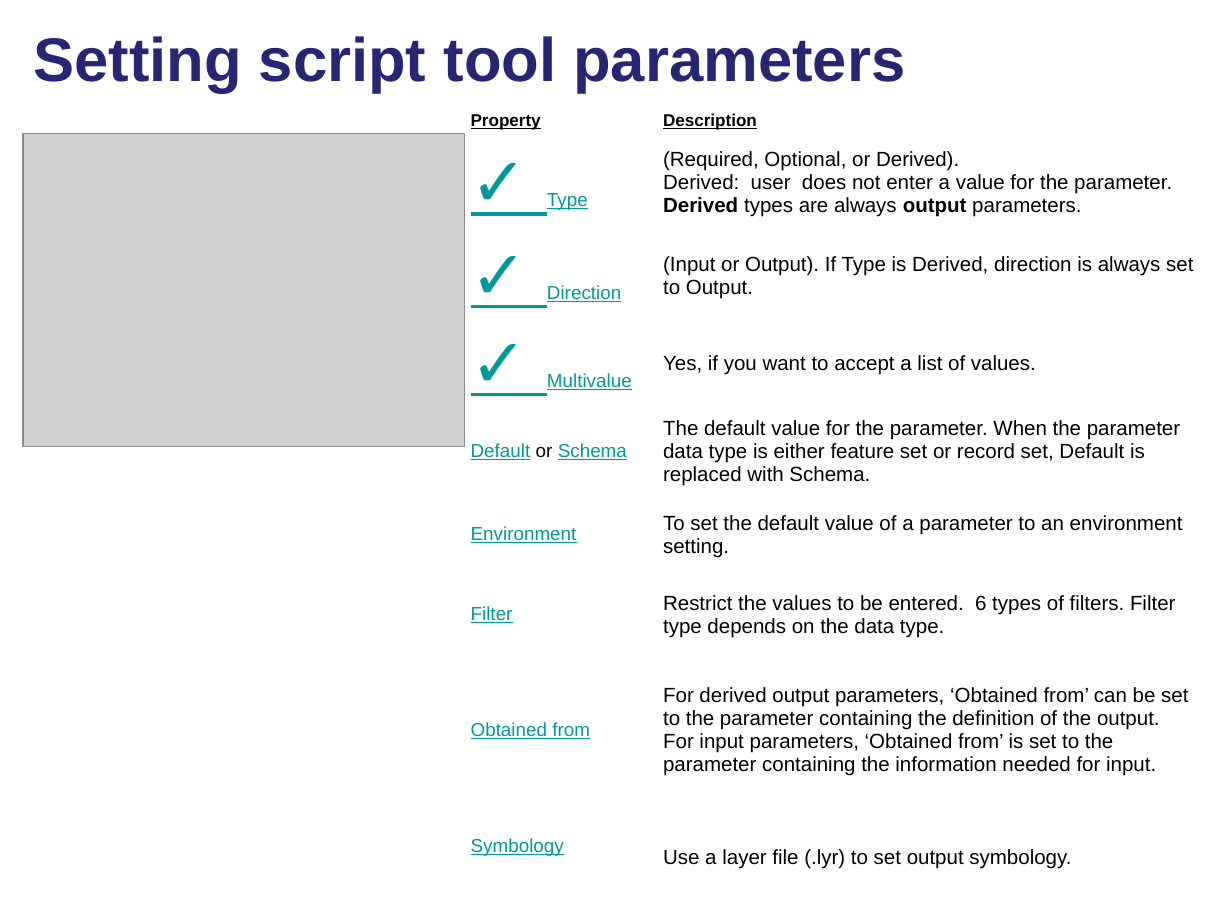
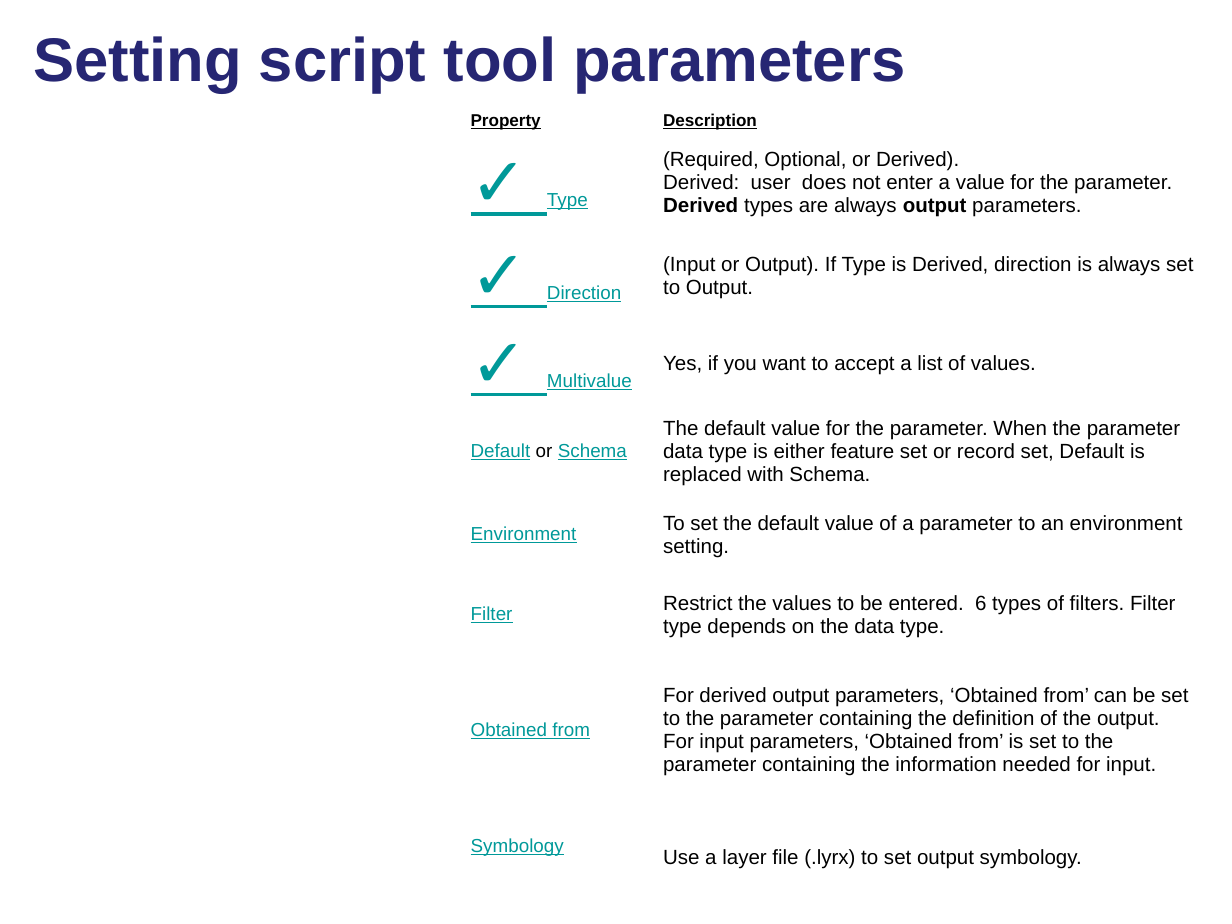
Before and after one commit to lgtateos/gis540, a slide deck: slide 28 of slides/scriptToolParamsPart1.pptx (slide 22 before the commit). Drawn at 1232x924 pixels with LibreOffice and Linux fonts; fonts in the diff are those of the drawing; grey boxes stand for pictures. Boxes give left, top, right and bottom in pixels: in the first picture for what was removed or moved away, otherwise in the second. Text is boxed around its words. In the diff, an @@ line names an element or a change of style, - is before the commit and + after.

```diff
--- a/slides/scriptToolParamsPart1.pptx
+++ b/slides/scriptToolParamsPart1.pptx
@@ table at (464,107,1201,886) @@
-row 9, column 2: Use a layer file (.lyr) to set output symbology.
+row 9, column 2: Use a layer file (.lyrx) to set output symbology.
@@ picture removed at (23,133,464,446) @@
```
Also in this commit, not shown: 10 other slides changed, 15 slides added, 3 slides removed.
